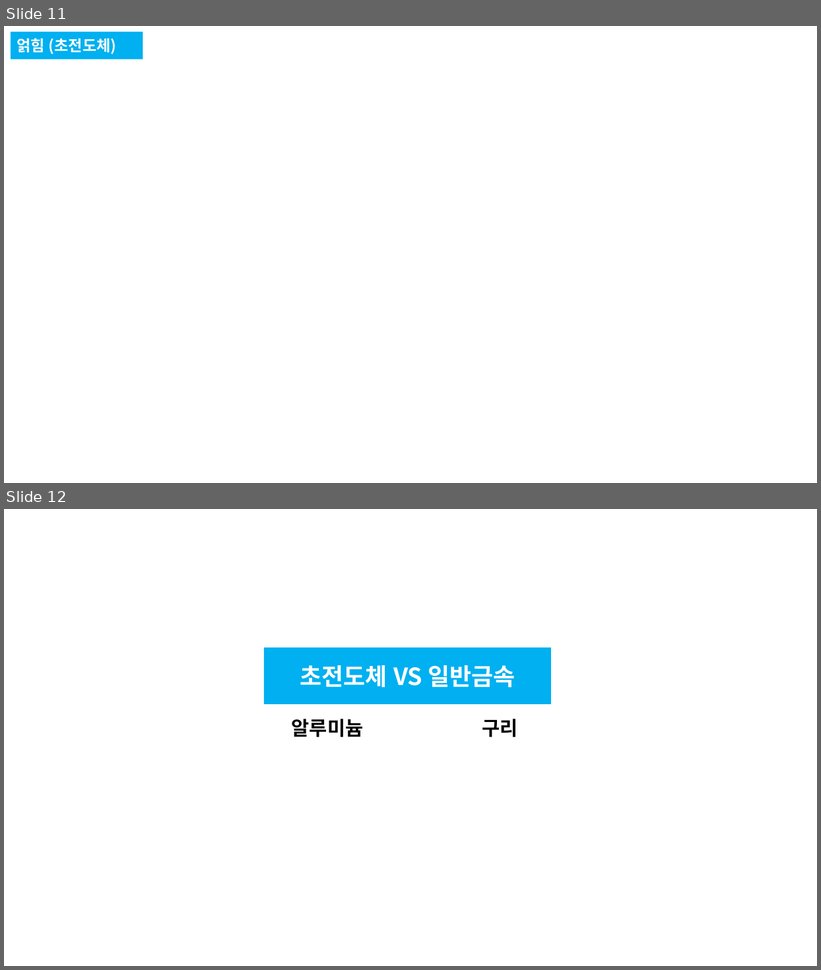
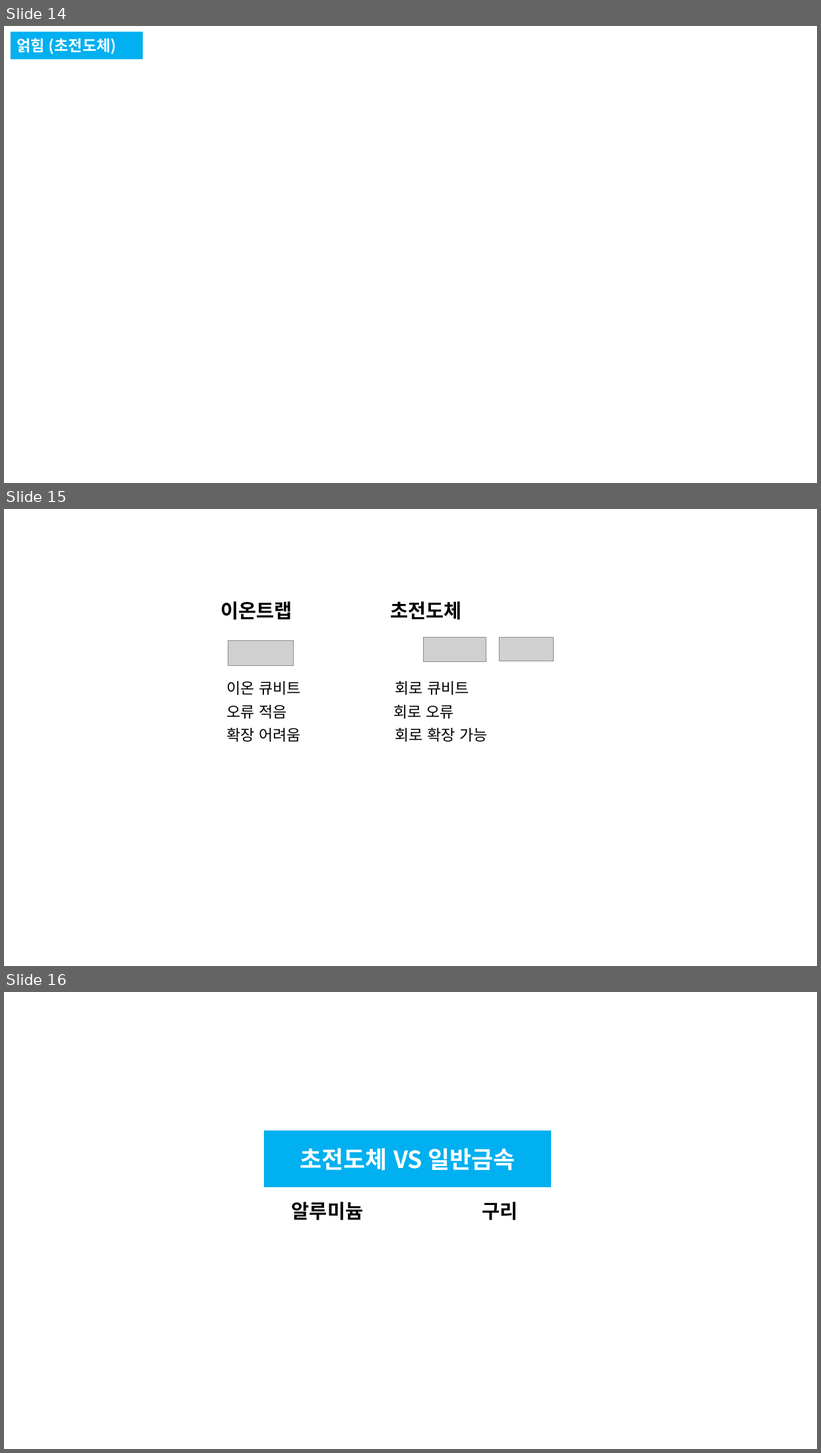
Before and after one commit to pyinstaller1/tf, a slide deck: 양자컴퓨터_미니.pptx. Shown one above the other, each under a label of ours: slides 11 and 12 before the commit, slides 14, 15 and 16 after it. The pictures are 821x970 and 821x1453 pixels, drawn with LibreOffice and Linux fonts; fonts in the diff are those of the drawing; grey boxes stand for pictures. Boxes give left, top, right and bottom in pixels: in the first picture for what was removed or moved away, otherwise in the second. Text is boxed around its words. In the diff, an @@ line names an element or a change of style, - is before the commit and + after.

```diff
--- a/양자컴퓨터_미니.pptx
+++ b/양자컴퓨터_미니.pptx
@@ slide 15 added at (x1=4, y1=509, x2=817, y2=966), background #FFFFFF @@
@@ text added at (x1=220, y1=601, x2=462, y2=620), 23 pt, text #000000, bold @@
+이온트랩 초전도체
@@ picture added at (x1=228, y1=640, x2=293, y2=665) @@
@@ picture added at (x1=424, y1=638, x2=486, y2=662) @@
@@ picture added at (x1=499, y1=638, x2=554, y2=661) @@
@@ text added at (x1=226, y1=681, x2=488, y2=742), 18 pt, text #000000 @@
+이온 큐비트 회로 큐비트
+오류 적음 회로 오류
+확장 어려움 회로 확장 가능
@@ what was slide 11 is now slide 14 @@
@@ what was slide 12 is now slide 16 @@
```
Also in this commit, not shown: 3 other slides added.
